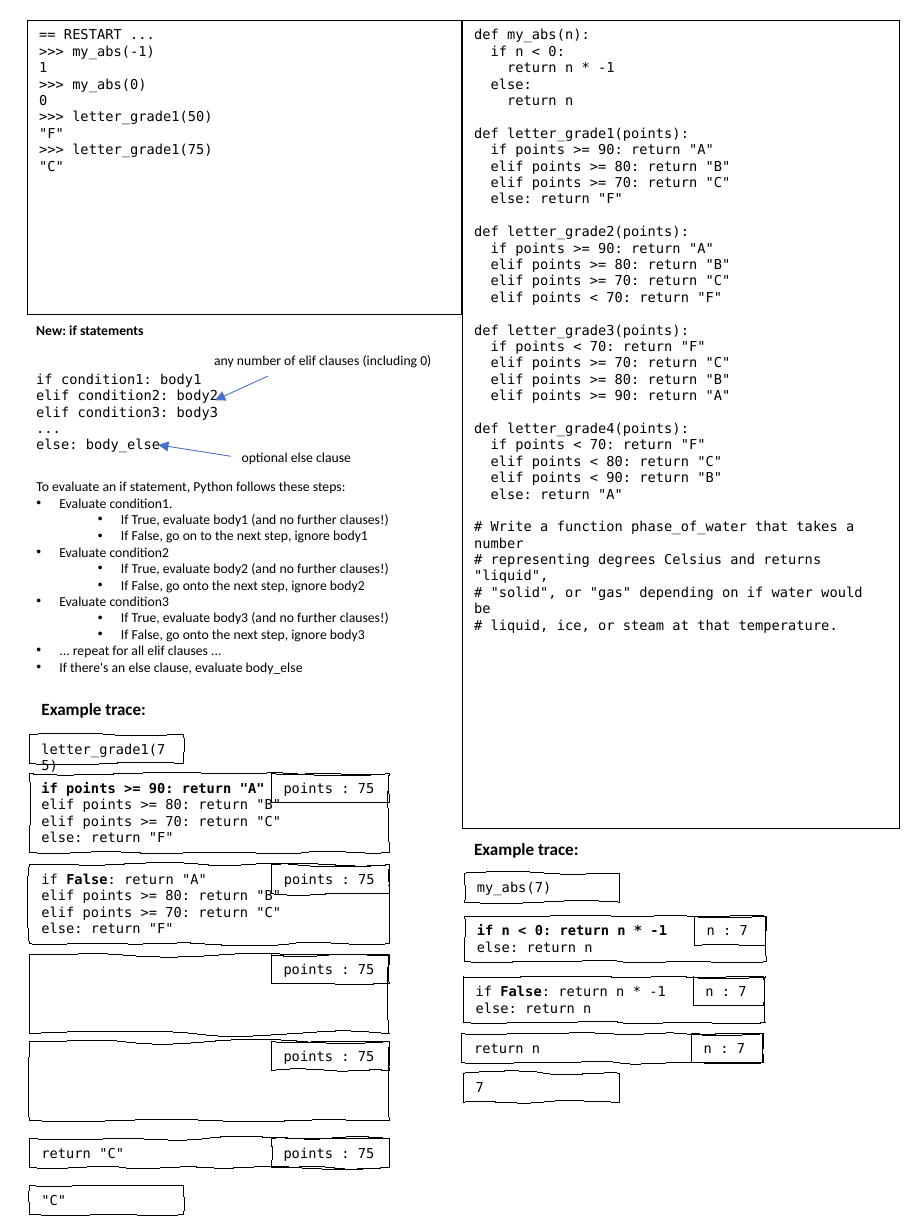
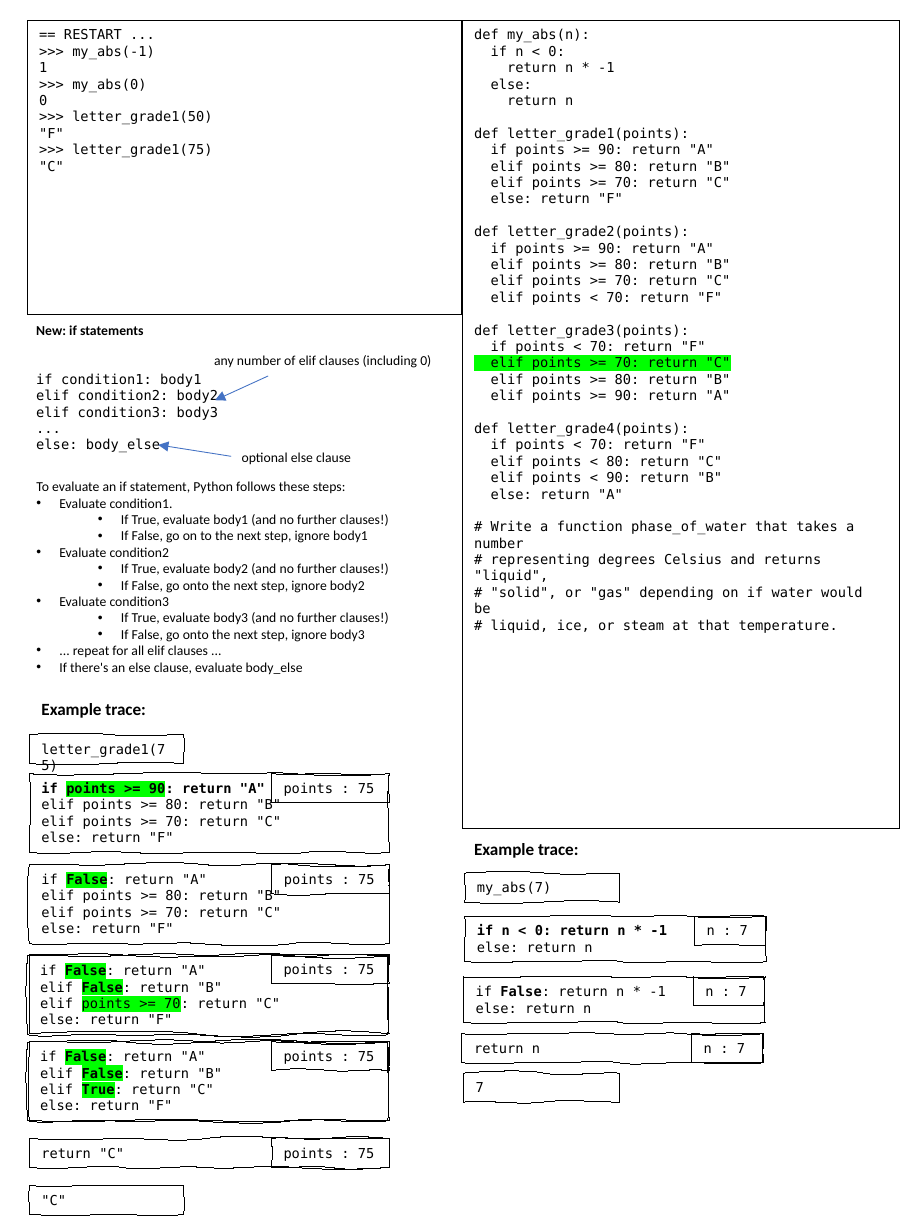
Before and after one commit to catherinefxia/ucsd-cse8a-w20.github.io, a slide deck: slide 2 of lectures/CSE8AW20-01-14-Lec3-Booleans-If/CSE8AW20-01-09-Lec3-Booleans-If-handout.pptx. Drawn at 924x1232 pixels with LibreOffice and Linux fonts; fonts in the diff are those of the drawing. Boxes give left, top, right and bottom in pixels: in the first picture for what was removed or moved away, otherwise in the second. Text is boxed around its words. In the diff, an @@ line names an element or a change of style, - is before the commit and + after.

```diff
--- a/lectures/CSE8AW20-01-14-Lec3-Booleans-If/CSE8AW20-01-09-Lec3-Booleans-If-handout.pptx
+++ b/lectures/CSE8AW20-01-14-Lec3-Booleans-If/CSE8AW20-01-09-Lec3-Booleans-If-handout.pptx
@@ text in rectangle at bbox=[491, 356, 731, 370]: highlight none to #00FF00 in "elif points >= 70: return "C"" @@
@@ text in freeform shape at bbox=[41, 782, 265, 797]: highlight none to #00FF00 in "points >= 90:" @@
@@ text in freeform shape at bbox=[41, 873, 207, 888]: highlight none to #00FF00 in "False:" @@
@@ freeform shape added at bbox=[28, 956, 388, 1035], outline #000000 0.75 pt, 8 pt, text #000000 @@
+if False: return "A"
+elif False: return "B"
+elif points >= 70: return "C"
+else: return "F"
@@ freeform shape added at bbox=[28, 1042, 388, 1121], outline #000000 0.75 pt, 8 pt, text #000000 @@
+if False: return "A"
+elif False: return "B"
+elif True: return "C"
+else: return "F"
```
Also in this commit, not shown: 4 other files.
